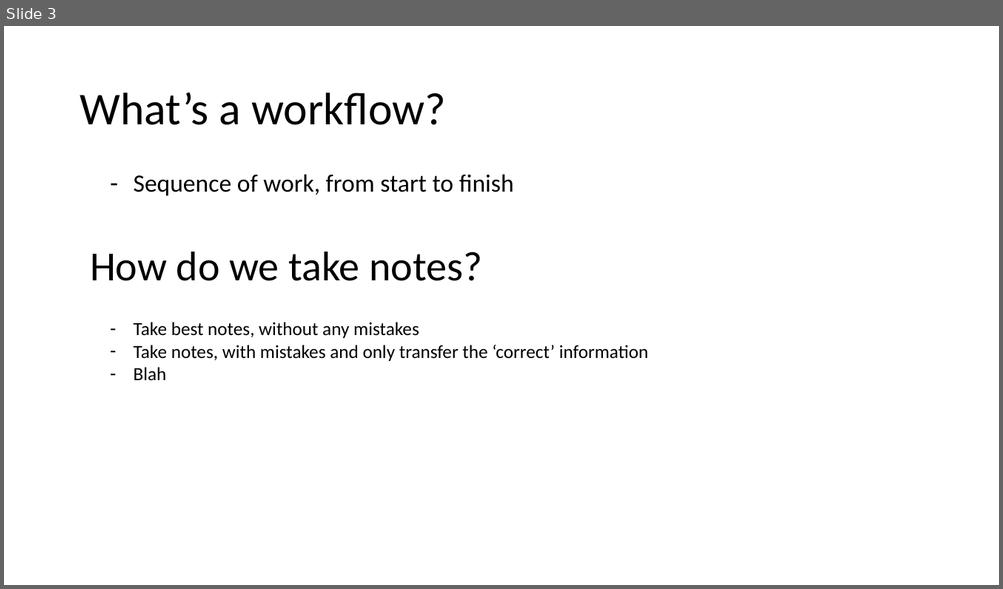
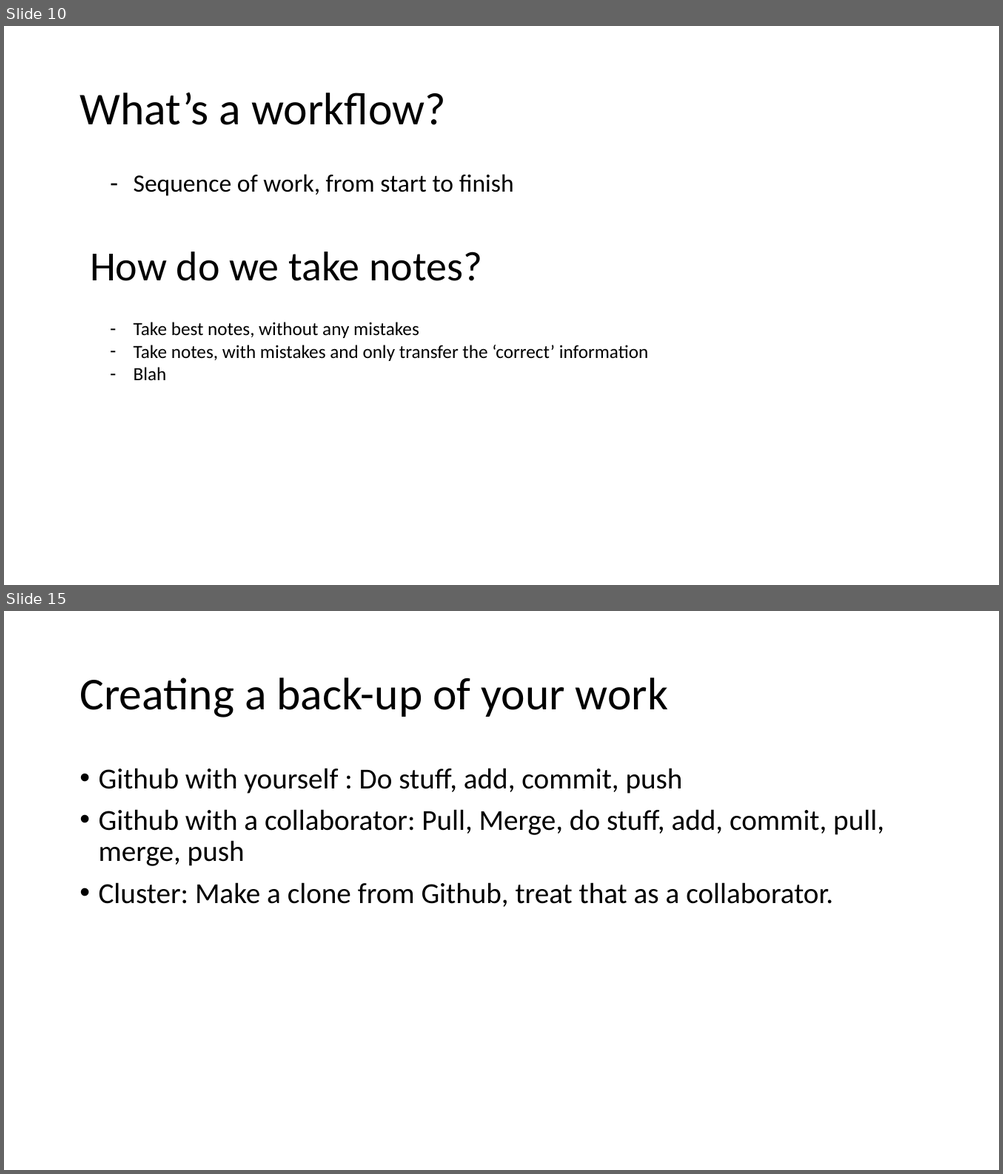
Before and after one commit to jwrauch/git-group-meeting-presentation, a slide deck: learn-to-git.pptx. Shown one above the other, each under a label of ours: slide 3 before the commit, slides 10 and 15 after it; the slides between them are not shown. The pictures are 1003x589 and 1003x1174 pixels, drawn with LibreOffice and Linux fonts; fonts in the diff are those of the drawing. Boxes give left, top, right and bottom in pixels: in the first picture for what was removed or moved away, otherwise in the second. Text is boxed around its words. In the diff, an @@ line names an element or a change of style, - is before the commit and + after.

```diff
--- a/learn-to-git.pptx
+++ b/learn-to-git.pptx
@@ slide 15 added at [4,611,999,1170], background #FFFFFF @@
@@ title added at [79,678,668,718], 44 pt, text #000000 @@
+Creating a back-up of your work
@@ text added at [99,768,884,907], 28 pt, text #000000 @@
+• Github with yourself : Do stuff, add, commit, push
+• Github with a collaborator: Pull, Merge, do stuff, add, commit, pull, merge, push
+• Cluster: Make a clone from Github, treat that as a collaborator.
@@ what was slide 3 is now slide 10 @@
```
Also in this commit, not shown: 3 slides changed, 5 other slides added, 1 slide removed.
